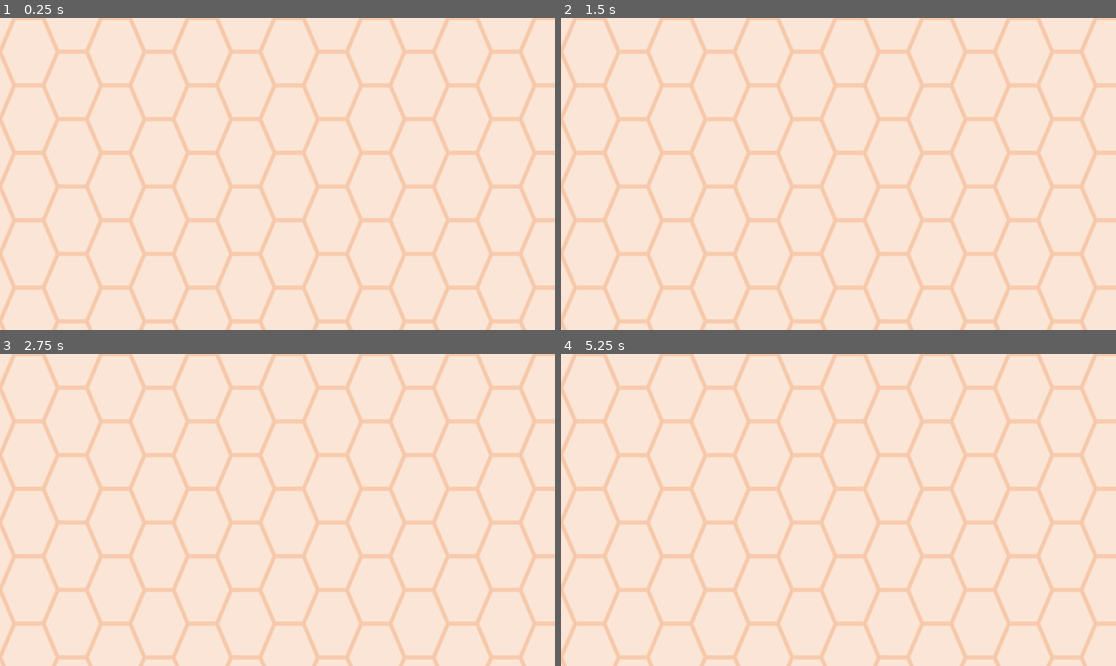
Above: before the commit, frames 1-4 (two rows, left to right).
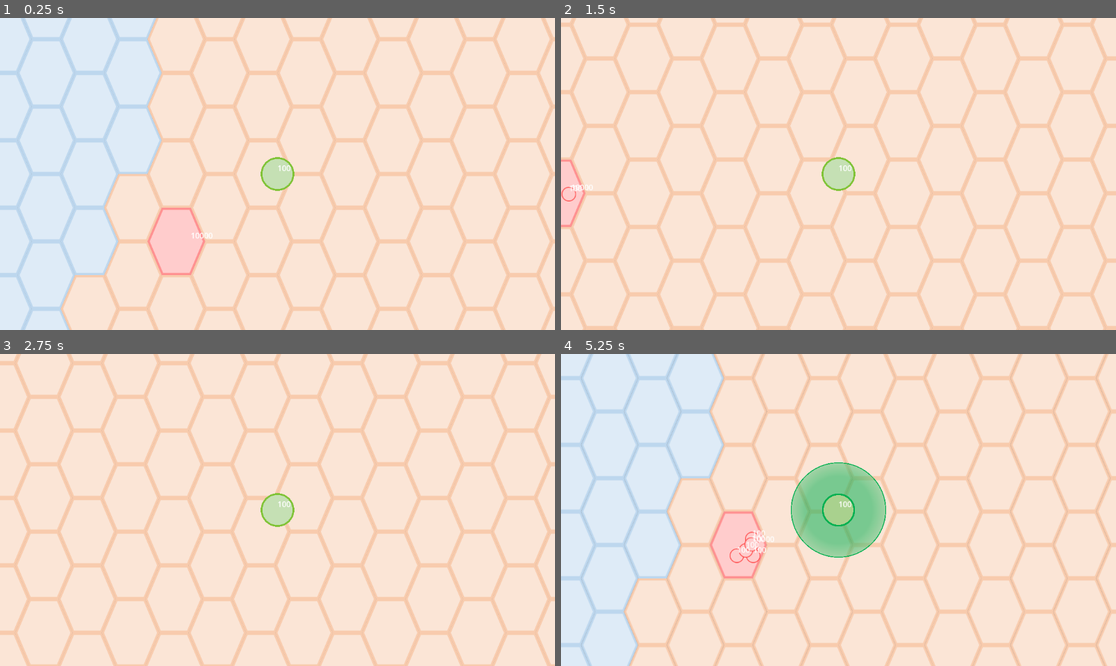
Above: after the commit, the same moments.

Repository: ThirdBlockStudios/Swarm
Game: Godot game, scene res://Scenes/Objects/world.tscn
Same seed, same stepped clock (60 frames per second), same inputs: the game is played once before the commit and once after it.
Inputs (mouse positions are in pixels of both pictures, inside the frame that each line leads up to):
- Up to frame 1 (0.25 s): no input
- Up to frame 2 (1.5 s): tap Enter at 0.5 s; move the mouse to (960, 158) at 0.52 s; press the mouse at (960, 158) at 0.53 s; hold Right (ui_right) 0.53-1.28 s; move the mouse to (727, 189) at 1.27 s; release the mouse at (727, 189) at 1.28 s; hold Down (ui_down) from 1.28 s (still down); tap Space (center_camera) at 1.35 s
- Up to frame 3 (2.75 s): move the mouse to (333, 441) at 2.02 s; release Down (ui_down) at 2.03 s; hold Right (ui_right) from 2.03 s (still down); hold Middle mouse button (pan_with_mouse) from 2.03 s (still down)
- Up to frame 4 (5.25 s): move the mouse to (810, 572) at 2.77 s; release Right (ui_right) at 2.78 s; release Middle mouse button (pan_with_mouse) at 2.78 s; hold Up (ui_up) 2.78-3.53 s; tap Shift (shift) at 2.85 s; move the mouse to (1005, 556) at 3.52 s; hold Left (ui_left) 3.53-5.03 s; tap Mouse wheel down (zoom_in) at 3.6 s; move the mouse to (672, 463) at 4.27 s; tap Mouse wheel up (zoom_out) at 4.35 s; move the mouse to (866, 510) at 5.02 s; press the mouse at (866, 510) at 5.03 s; hold Down (ui_down) from 5.03 s (still down)

The runs differ from the first frame. In frame 1, 43% of the frame differs, in the area x 0-100%, y 0-100%; in frame 2, 24%; in frame 3, 25%; in frame 4, 45%.

Commit message:
Revert "Merge branch 'main' into rp282/new_tile_assets"
This reverts commit 1462b02246639b4a8dc367836860856f515e1ed6, reversing
changes made to 7b4a6d5375523f3f8e5fb8eb2712925c7f483018.

Diff:
--- a/Assets/main_tile_set.tres
+++ b/Assets/main_tile_set.tres
@@ -10,537 +10,174 @@
 separation = Vector2i(2, 2)
 texture_region_size = Vector2i(120, 140)
 0:0/0 = 0
-0:0/0/physics_layer_0/linear_velocity = Vector2(0, 0)
-0:0/0/physics_layer_0/angular_velocity = 0.0
 1:0/0 = 0
-1:0/0/physics_layer_0/linear_velocity = Vector2(0, 0)
-1:0/0/physics_layer_0/angular_velocity = 0.0
 2:0/0 = 0
-2:0/0/physics_layer_0/linear_velocity = Vector2(0, 0)
-2:0/0/physics_layer_0/angular_velocity = 0.0
 3:0/0 = 0
-3:0/0/physics_layer_0/linear_velocity = Vector2(0, 0)
-3:0/0/physics_layer_0/angular_velocity = 0.0
 4:0/0 = 0
-4:0/0/physics_layer_0/linear_velocity = Vector2(0, 0)
-4:0/0/physics_layer_0/angular_velocity = 0.0
 5:0/0 = 0
-5:0/0/physics_layer_0/linear_velocity = Vector2(0, 0)
-5:0/0/physics_layer_0/angular_velocity = 0.0
 6:0/0 = 0
-6:0/0/physics_layer_0/linear_velocity = Vector2(0, 0)
-6:0/0/physics_layer_0/angular_velocity = 0.0
 7:0/0 = 0
-7:0/0/physics_layer_0/linear_velocity = Vector2(0, 0)
-7:0/0/physics_layer_0/angular_velocity = 0.0
 8:0/0 = 0
-8:0/0/physics_layer_0/linear_velocity = Vector2(0, 0)
-8:0/0/physics_layer_0/angular_velocity = 0.0
 9:0/0 = 0
-9:0/0/physics_layer_0/linear_velocity = Vector2(0, 0)
-9:0/0/physics_layer_0/angular_velocity = 0.0
 10:0/0 = 0
-10:0/0/physics_layer_0/linear_velocity = Vector2(0, 0)
-10:0/0/physics_layer_0/angular_velocity = 0.0
 11:0/0 = 0
-11:0/0/physics_layer_0/linear_velocity = Vector2(0, 0)
-11:0/0/physics_layer_0/angular_velocity = 0.0
 12:0/0 = 0
-12:0/0/physics_layer_0/linear_velocity = Vector2(0, 0)
-12:0/0/physics_layer_0/angular_velocity = 0.0
 0:1/0 = 0
-0:1/0/physics_layer_0/linear_velocity = Vector2(0, 0)
-0:1/0/physics_layer_0/angular_velocity = 0.0
 1:1/0 = 0
-1:1/0/physics_layer_0/linear_velocity = Vector2(0, 0)
-1:1/0/physics_layer_0/angular_velocity = 0.0
 2:1/0 = 0
-2:1/0/physics_layer_0/linear_velocity = Vector2(0, 0)
-2:1/0/physics_layer_0/angular_velocity = 0.0
 3:1/0 = 0
-3:1/0/physics_layer_0/linear_velocity = Vector2(0, 0)
-3:1/0/physics_layer_0/angular_velocity = 0.0
 4:1/0 = 0
-4:1/0/physics_layer_0/linear_velocity = Vector2(0, 0)
-4:1/0/physics_layer_0/angular_velocity = 0.0
 5:1/0 = 0
-5:1/0/physics_layer_0/linear_velocity = Vector2(0, 0)
-5:1/0/physics_layer_0/angular_velocity = 0.0
 6:1/0 = 0
-6:1/0/physics_layer_0/linear_velocity = Vector2(0, 0)
-6:1/0/physics_layer_0/angular_velocity = 0.0
 7:1/0 = 0
-7:1/0/physics_layer_0/linear_velocity = Vector2(0, 0)
-7:1/0/physics_layer_0/angular_velocity = 0.0
 8:1/0 = 0
-8:1/0/physics_layer_0/linear_velocity = Vector2(0, 0)
-8:1/0/physics_layer_0/angular_velocity = 0.0
 9:1/0 = 0
-9:1/0/physics_layer_0/linear_velocity = Vector2(0, 0)
-9:1/0/physics_layer_0/angular_velocity = 0.0
 10:1/0 = 0
-10:1/0/physics_layer_0/linear_velocity = Vector2(0, 0)
-10:1/0/physics_layer_0/angular_velocity = 0.0
 11:1/0 = 0
-11:1/0/physics_layer_0/linear_velocity = Vector2(0, 0)
-11:1/0/physics_layer_0/angular_velocity = 0.0
 0:2/0 = 0
-0:2/0/physics_layer_0/linear_velocity = Vector2(0, 0)
-0:2/0/physics_layer_0/angular_velocity = 0.0
 1:2/0 = 0
-1:2/0/physics_layer_0/linear_velocity = Vector2(0, 0)
-1:2/0/physics_layer_0/angular_velocity = 0.0
 2:2/0 = 0
-2:2/0/physics_layer_0/linear_velocity = Vector2(0, 0)
-2:2/0/physics_layer_0/angular_velocity = 0.0
 3:2/0 = 0
-3:2/0/physics_layer_0/linear_velocity = Vector2(0, 0)
-3:2/0/physics_layer_0/angular_velocity = 0.0
 4:2/0 = 0
-4:2/0/physics_layer_0/linear_velocity = Vector2(0, 0)
-4:2/0/physics_layer_0/angular_velocity = 0.0
 5:2/0 = 0
-5:2/0/physics_layer_0/linear_velocity = Vector2(0, 0)
-5:2/0/physics_layer_0/angular_velocity = 0.0
 6:2/0 = 0
-6:2/0/physics_layer_0/linear_velocity = Vector2(0, 0)
-6:2/0/physics_layer_0/angular_velocity = 0.0
 7:2/0 = 0
-7:2/0/physics_layer_0/linear_velocity = Vector2(0, 0)
-7:2/0/physics_layer_0/angular_velocity = 0.0
 8:2/0 = 0
-8:2/0/physics_layer_0/linear_velocity = Vector2(0, 0)
-8:2/0/physics_layer_0/angular_velocity = 0.0
 9:2/0 = 0
-9:2/0/physics_layer_0/linear_velocity = Vector2(0, 0)
-9:2/0/physics_layer_0/angular_velocity = 0.0
 10:2/0 = 0
-10:2/0/physics_layer_0/linear_velocity = Vector2(0, 0)
-10:2/0/physics_layer_0/angular_velocity = 0.0
 11:2/0 = 0
-11:2/0/physics_layer_0/linear_velocity = Vector2(0, 0)
-11:2/0/physics_layer_0/angular_velocity = 0.0
 0:3/0 = 0
-0:3/0/physics_layer_0/linear_velocity = Vector2(0, 0)
-0:3/0/physics_layer_0/angular_velocity = 0.0
 1:3/0 = 0
-1:3/0/physics_layer_0/linear_velocity = Vector2(0, 0)
-1:3/0/physics_layer_0/angular_velocity = 0.0
 2:3/0 = 0
-2:3/0/physics_layer_0/linear_velocity = Vector2(0, 0)
-2:3/0/physics_layer_0/angular_velocity = 0.0
 3:3/0 = 0
-3:3/0/physics_layer_0/linear_velocity = Vector2(0, 0)
-3:3/0/physics_layer_0/angular_velocity = 0.0
 4:3/0 = 0
-4:3/0/physics_layer_0/linear_velocity = Vector2(0, 0)
-4:3/0/physics_layer_0/angular_velocity = 0.0
 5:3/0 = 0
-5:3/0/physics_layer_0/linear_velocity = Vector2(0, 0)
-5:3/0/physics_layer_0/angular_velocity = 0.0
 6:3/0 = 0
-6:3/0/physics_layer_0/linear_velocity = Vector2(0, 0)
-6:3/0/physics_layer_0/angular_velocity = 0.0
 7:3/0 = 0
-7:3/0/physics_layer_0/linear_velocity = Vector2(0, 0)
-7:3/0/physics_layer_0/angular_velocity = 0.0
 8:3/0 = 0
-8:3/0/physics_layer_0/linear_velocity = Vector2(0, 0)
-8:3/0/physics_layer_0/angular_velocity = 0.0
 9:3/0 = 0
-9:3/0/physics_layer_0/linear_velocity = Vector2(0, 0)
-9:3/0/physics_layer_0/angular_velocity = 0.0
 10:3/0 = 0
-10:3/0/physics_layer_0/linear_velocity = Vector2(0, 0)
-10:3/0/physics_layer_0/angular_velocity = 0.0
 11:3/0 = 0
-11:3/0/physics_layer_0/linear_velocity = Vector2(0, 0)
-11:3/0/physics_layer_0/angular_velocity = 0.0
 0:4/0 = 0
-0:4/0/physics_layer_0/linear_velocity = Vector2(0, 0)
-0:4/0/physics_layer_0/angular_velocity = 0.0
 1:4/0 = 0
-1:4/0/physics_layer_0/linear_velocity = Vector2(0, 0)
-1:4/0/physics_layer_0/angular_velocity = 0.0
 2:4/0 = 0
-2:4/0/physics_layer_0/linear_velocity = Vector2(0, 0)
-2:4/0/physics_layer_0/angular_velocity = 0.0
 3:4/0 = 0
-3:4/0/physics_layer_0/linear_velocity = Vector2(0, 0)
-3:4/0/physics_layer_0/angular_velocity = 0.0
 4:4/0 = 0
-4:4/0/physics_layer_0/linear_velocity = Vector2(0, 0)
-4:4/0/physics_layer_0/angular_velocity = 0.0
 5:4/0 = 0
-5:4/0/physics_layer_0/linear_velocity = Vector2(0, 0)
-5:4/0/physics_layer_0/angular_velocity = 0.0
 6:4/0 = 0
-6:4/0/physics_layer_0/linear_velocity = Vector2(0, 0)
-6:4/0/physics_layer_0/angular_velocity = 0.0
 7:4/0 = 0
-7:4/0/physics_layer_0/linear_velocity = Vector2(0, 0)
-7:4/0/physics_layer_0/angular_velocity = 0.0
 8:4/0 = 0
-8:4/0/physics_layer_0/linear_velocity = Vector2(0, 0)
-8:4/0/physics_layer_0/angular_velocity = 0.0
 9:4/0 = 0
-9:4/0/physics_layer_0/linear_velocity = Vector2(0, 0)
-9:4/0/physics_layer_0/angular_velocity = 0.0
 10:4/0 = 0
-10:4/0/physics_layer_0/linear_velocity = Vector2(0, 0)
-10:4/0/physics_layer_0/angular_velocity = 0.0
 11:4/0 = 0
-11:4/0/physics_layer_0/linear_velocity = Vector2(0, 0)
-11:4/0/physics_layer_0/angular_velocity = 0.0
 0:5/0 = 0
-0:5/0/physics_layer_0/linear_velocity = Vector2(0, 0)
-0:5/0/physics_layer_0/angular_velocity = 0.0
 1:5/0 = 0
-1:5/0/physics_layer_0/linear_velocity = Vector2(0, 0)
-1:5/0/physics_layer_0/angular_velocity = 0.0
 2:5/0 = 0
-2:5/0/physics_layer_0/linear_velocity = Vector2(0, 0)
-2:5/0/physics_layer_0/angular_velocity = 0.0
 3:5/0 = 0
-3:5/0/physics_layer_0/linear_velocity = Vector2(0, 0)
-3:5/0/physics_layer_0/angular_velocity = 0.0
 4:5/0 = 0
-4:5/0/physics_layer_0/linear_velocity = Vector2(0, 0)
-4:5/0/physics_layer_0/angular_velocity = 0.0
 5:5/0 = 0
-5:5/0/physics_layer_0/linear_velocity = Vector2(0, 0)
-5:5/0/physics_layer_0/angular_velocity = 0.0
 6:5/0 = 0
-6:5/0/physics_layer_0/linear_velocity = Vector2(0, 0)
-6:5/0/physics_layer_0/angular_velocity = 0.0
 7:5/0 = 0
-7:5/0/physics_layer_0/linear_velocity = Vector2(0, 0)
-7:5/0/physics_layer_0/angular_velocity = 0.0
 8:5/0 = 0
-8:5/0/physics_layer_0/linear_velocity = Vector2(0, 0)
-8:5/0/physics_layer_0/angular_velocity = 0.0
 9:5/0 = 0
-9:5/0/physics_layer_0/linear_velocity = Vector2(0, 0)
-9:5/0/physics_layer_0/angular_velocity = 0.0
 10:5/0 = 0
-10:5/0/physics_layer_0/linear_velocity = Vector2(0, 0)
-10:5/0/physics_layer_0/angular_velocity = 0.0
 11:5/0 = 0
-11:5/0/physics_layer_0/linear_velocity = Vector2(0, 0)
-11:5/0/physics_layer_0/angular_velocity = 0.0
 0:6/0 = 0
-0:6/0/physics_layer_0/linear_velocity = Vector2(0, 0)
-0:6/0/physics_layer_0/angular_velocity = 0.0
 1:6/0 = 0
-1:6/0/physics_layer_0/linear_velocity = Vector2(0, 0)
-1:6/0/physics_layer_0/angular_velocity = 0.0
 2:6/0 = 0
-2:6/0/physics_layer_0/linear_velocity = Vector2(0, 0)
-2:6/0/physics_layer_0/angular_velocity = 0.0
 3:6/0 = 0
-3:6/0/physics_layer_0/linear_velocity = Vector2(0, 0)
-3:6/0/physics_layer_0/angular_velocity = 0.0
 4:6/0 = 0
-4:6/0/physics_layer_0/linear_velocity = Vector2(0, 0)
-4:6/0/physics_layer_0/angular_velocity = 0.0
 5:6/0 = 0
-5:6/0/physics_layer_0/linear_velocity = Vector2(0, 0)
-5:6/0/physics_layer_0/angular_velocity = 0.0
 6:6/0 = 0
-6:6/0/physics_layer_0/linear_velocity = Vector2(0, 0)
-6:6/0/physics_layer_0/angular_velocity = 0.0
 7:6/0 = 0
-7:6/0/physics_layer_0/linear_velocity = Vector2(0, 0)
-7:6/0/physics_layer_0/angular_velocity = 0.0
 8:6/0 = 0
-8:6/0/physics_layer_0/linear_velocity = Vector2(0, 0)
-8:6/0/physics_layer_0/angular_velocity = 0.0
 9:6/0 = 0
-9:6/0/physics_layer_0/linear_velocity = Vector2(0, 0)
-9:6/0/physics_layer_0/angular_velocity = 0.0
 10:6/0 = 0
-10:6/0/physics_layer_0/linear_velocity = Vector2(0, 0)
-10:6/0/physics_layer_0/angular_velocity = 0.0
 11:6/0 = 0
-11:6/0/physics_layer_0/linear_velocity = Vector2(0, 0)
-11:6/0/physics_layer_0/angular_velocity = 0.0
 0:7/0 = 0
-0:7/0/physics_layer_0/linear_velocity = Vector2(0, 0)
-0:7/0/physics_layer_0/angular_velocity = 0.0
 1:7/0 = 0
-1:7/0/physics_layer_0/linear_velocity = Vector2(0, 0)
-1:7/0/physics_layer_0/angular_velocity = 0.0
 2:7/0 = 0
-2:7/0/physics_layer_0/linear_velocity = Vector2(0, 0)
-2:7/0/physics_layer_0/angular_velocity = 0.0
 3:7/0 = 0
-3:7/0/physics_layer_0/linear_velocity = Vector2(0, 0)
-3:7/0/physics_layer_0/angular_velocity = 0.0
 4:7/0 = 0
-4:7/0/physics_layer_0/linear_velocity = Vector2(0, 0)
-4:7/0/physics_layer_0/angular_velocity = 0.0
 5:7/0 = 0
-5:7/0/physics_layer_0/linear_velocity = Vector2(0, 0)
-5:7/0/physics_layer_0/angular_velocity = 0.0
 6:7/0 = 0
-6:7/0/physics_layer_0/linear_velocity = Vector2(0, 0)
-6:7/0/physics_layer_0/angular_velocity = 0.0
 7:7/0 = 0
-7:7/0/physics_layer_0/linear_velocity = Vector2(0, 0)
-7:7/0/physics_layer_0/angular_velocity = 0.0
 8:7/0 = 0
-8:7/0/physics_layer_0/linear_velocity = Vector2(0, 0)
-8:7/0/physics_layer_0/angular_velocity = 0.0
 9:7/0 = 0
-9:7/0/physics_layer_0/linear_velocity = Vector2(0, 0)
-9:7/0/physics_layer_0/angular_velocity = 0.0
 10:7/0 = 0
-10:7/0/physics_layer_0/linear_velocity = Vector2(0, 0)
-10:7/0/physics_layer_0/angular_velocity = 0.0
 11:7/0 = 0
-11:7/0/physics_layer_0/linear_velocity = Vector2(0, 0)
-11:7/0/physics_layer_0/angular_velocity = 0.0
 0:8/0 = 0
-0:8/0/physics_layer_0/linear_velocity = Vector2(0, 0)
-0:8/0/physics_layer_0/angular_velocity = 0.0
 1:8/0 = 0
-1:8/0/physics_layer_0/linear_velocity = Vector2(0, 0)
-1:8/0/physics_layer_0/angular_velocity = 0.0
 2:8/0 = 0
-2:8/0/physics_layer_0/linear_velocity = Vector2(0, 0)
-2:8/0/physics_layer_0/angular_velocity = 0.0
 3:8/0 = 0
-3:8/0/physics_layer_0/linear_velocity = Vector2(0, 0)
-3:8/0/physics_layer_0/angular_velocity = 0.0
 4:8/0 = 0
-4:8/0/physics_layer_0/linear_velocity = Vector2(0, 0)
-4:8/0/physics_layer_0/angular_velocity = 0.0
 5:8/0 = 0
-5:8/0/physics_layer_0/linear_velocity = Vector2(0, 0)
-5:8/0/physics_layer_0/angular_velocity = 0.0
 6:8/0 = 0
-6:8/0/physics_layer_0/linear_velocity = Vector2(0, 0)
-6:8/0/physics_layer_0/angular_velocity = 0.0
 7:8/0 = 0
-7:8/0/physics_layer_0/linear_velocity = Vector2(0, 0)
-7:8/0/physics_layer_0/angular_velocity = 0.0
 8:8/0 = 0
-8:8/0/physics_layer_0/linear_velocity = Vector2(0, 0)
-8:8/0/physics_layer_0/angular_velocity = 0.0
 9:8/0 = 0
-9:8/0/physics_layer_0/linear_velocity = Vector2(0, 0)
-9:8/0/physics_layer_0/angular_velocity = 0.0
 10:8/0 = 0
-10:8/0/physics_layer_0/linear_velocity = Vector2(0, 0)
-10:8/0/physics_layer_0/angular_velocity = 0.0
 11:8/0 = 0
-11:8/0/physics_layer_0/linear_velocity = Vector2(0, 0)
-11:8/0/physics_layer_0/angular_velocity = 0.0
 0:9/0 = 0
-0:9/0/physics_layer_0/linear_velocity = Vector2(0, 0)
-0:9/0/physics_layer_0/angular_velocity = 0.0
 1:9/0 = 0
-1:9/0/physics_layer_0/linear_velocity = Vector2(0, 0)
-1:9/0/physics_layer_0/angular_velocity = 0.0
 2:9/0 = 0
-2:9/0/physics_layer_0/linear_velocity = Vector2(0, 0)
-2:9/0/physics_layer_0/angular_velocity = 0.0
 3:9/0 = 0
-3:9/0/physics_layer_0/linear_velocity = Vector2(0, 0)
-3:9/0/physics_layer_0/angular_velocity = 0.0
 4:9/0 = 0
-4:9/0/physics_layer_0/linear_velocity = Vector2(0, 0)
-4:9/0/physics_layer_0/angular_velocity = 0.0
 5:9/0 = 0
-5:9/0/physics_layer_0/linear_velocity = Vector2(0, 0)
-5:9/0/physics_layer_0/angular_velocity = 0.0
 6:9/0 = 0
-6:9/0/physics_layer_0/linear_velocity = Vector2(0, 0)
-6:9/0/physics_layer_0/angular_velocity = 0.0
 7:9/0 = 0
-7:9/0/physics_layer_0/linear_velocity = Vector2(0, 0)
-7:9/0/physics_layer_0/angular_velocity = 0.0
 8:9/0 = 0
-8:9/0/physics_layer_0/linear_velocity = Vector2(0, 0)
-8:9/0/physics_layer_0/angular_velocity = 0.0
 9:9/0 = 0
-9:9/0/physics_layer_0/linear_velocity = Vector2(0, 0)
-9:9/0/physics_layer_0/angular_velocity = 0.0
 10:9/0 = 0
-10:9/0/physics_layer_0/linear_velocity = Vector2(0, 0)
-10:9/0/physics_layer_0/angular_velocity = 0.0
 11:9/0 = 0
-11:9/0/physics_layer_0/linear_velocity = Vector2(0, 0)
-11:9/0/physics_layer_0/angular_velocity = 0.0
 0:10/0 = 0
-0:10/0/physics_layer_0/linear_velocity = Vector2(0, 0)
-0:10/0/physics_layer_0/angular_velocity = 0.0
 1:10/0 = 0
-1:10/0/physics_layer_0/linear_velocity = Vector2(0, 0)
-1:10/0/physics_layer_0/angular_velocity = 0.0
 2:10/0 = 0
-2:10/0/physics_layer_0/linear_velocity = Vector2(0, 0)
-2:10/0/physics_layer_0/angular_velocity = 0.0
 3:10/0 = 0
-3:10/0/physics_layer_0/linear_velocity = Vector2(0, 0)
-3:10/0/physics_layer_0/angular_velocity = 0.0
 4:10/0 = 0
-4:10/0/physics_layer_0/linear_velocity = Vector2(0, 0)
-4:10/0/physics_layer_0/angular_velocity = 0.0
 5:10/0 = 0
-5:10/0/physics_layer_0/linear_velocity = Vector2(0, 0)
-5:10/0/physics_layer_0/angular_velocity = 0.0
 6:10/0 = 0
-6:10/0/physics_layer_0/linear_velocity = Vector2(0, 0)
-6:10/0/physics_layer_0/angular_velocity = 0.0
 7:10/0 = 0
-7:10/0/physics_layer_0/linear_velocity = Vector2(0, 0)
-7:10/0/physics_layer_0/angular_velocity = 0.0
 8:10/0 = 0
-8:10/0/physics_layer_0/linear_velocity = Vector2(0, 0)
-8:10/0/physics_layer_0/angular_velocity = 0.0
 9:10/0 = 0
-9:10/0/physics_layer_0/linear_velocity = Vector2(0, 0)
-9:10/0/physics_layer_0/angular_velocity = 0.0
 10:10/0 = 0
-10:10/0/physics_layer_0/linear_velocity = Vector2(0, 0)
-10:10/0/physics_layer_0/angular_velocity = 0.0
 11:10/0 = 0
-11:10/0/physics_layer_0/linear_velocity = Vector2(0, 0)
-11:10/0/physics_layer_0/angular_velocity = 0.0
 0:11/0 = 0
-0:11/0/physics_layer_0/linear_velocity = Vector2(0, 0)
-0:11/0/physics_layer_0/angular_velocity = 0.0
 1:11/0 = 0
-1:11/0/physics_layer_0/linear_velocity = Vector2(0, 0)
-1:11/0/physics_layer_0/angular_velocity = 0.0
 2:11/0 = 0
-2:11/0/physics_layer_0/linear_velocity = Vector2(0, 0)
-2:11/0/physics_layer_0/angular_velocity = 0.0
 3:11/0 = 0
-3:11/0/physics_layer_0/linear_velocity = Vector2(0, 0)
-3:11/0/physics_layer_0/angular_velocity = 0.0
 4:11/0 = 0
-4:11/0/physics_layer_0/linear_velocity = Vector2(0, 0)
-4:11/0/physics_layer_0/angular_velocity = 0.0
 5:11/0 = 0
-5:11/0/physics_layer_0/linear_velocity = Vector2(0, 0)
-5:11/0/physics_layer_0/angular_velocity = 0.0
 6:11/0 = 0
-6:11/0/physics_layer_0/linear_velocity = Vector2(0, 0)
-6:11/0/physics_layer_0/angular_velocity = 0.0
 7:11/0 = 0
-7:11/0/physics_layer_0/linear_velocity = Vector2(0, 0)
-7:11/0/physics_layer_0/angular_velocity = 0.0
 8:11/0 = 0
-8:11/0/physics_layer_0/linear_velocity = Vector2(0, 0)
-8:11/0/physics_layer_0/angular_velocity = 0.0
 9:11/0 = 0
-9:11/0/physics_layer_0/linear_velocity = Vector2(0, 0)
-9:11/0/physics_layer_0/angular_velocity = 0.0
 10:11/0 = 0
-10:11/0/physics_layer_0/linear_velocity = Vector2(0, 0)
-10:11/0/physics_layer_0/angular_velocity = 0.0
 11:11/0 = 0
-11:11/0/physics_layer_0/linear_velocity = Vector2(0, 0)
-11:11/0/physics_layer_0/angular_velocity = 0.0
 0:12/0 = 0
-0:12/0/physics_layer_0/linear_velocity = Vector2(0, 0)
-0:12/0/physics_layer_0/angular_velocity = 0.0
 1:12/0 = 0
-1:12/0/physics_layer_0/linear_velocity = Vector2(0, 0)
-1:12/0/physics_layer_0/angular_velocity = 0.0
 2:12/0 = 0
-2:12/0/physics_layer_0/linear_velocity = Vector2(0, 0)
-2:12/0/physics_layer_0/angular_velocity = 0.0
 3:12/0 = 0
-3:12/0/physics_layer_0/linear_velocity = Vector2(0, 0)
-3:12/0/physics_layer_0/angular_velocity = 0.0
 4:12/0 = 0
-4:12/0/physics_layer_0/linear_velocity = Vector2(0, 0)
-4:12/0/physics_layer_0/angular_velocity = 0.0
 5:12/0 = 0
-5:12/0/physics_layer_0/linear_velocity = Vector2(0, 0)
-5:12/0/physics_layer_0/angular_velocity = 0.0
 6:12/0 = 0
-6:12/0/physics_layer_0/linear_velocity = Vector2(0, 0)
-6:12/0/physics_layer_0/angular_velocity = 0.0
 7:12/0 = 0
-7:12/0/physics_layer_0/linear_velocity = Vector2(0, 0)
-7:12/0/physics_layer_0/angular_velocity = 0.0
 8:12/0 = 0
-8:12/0/physics_layer_0/linear_velocity = Vector2(0, 0)
-8:12/0/physics_layer_0/angular_velocity = 0.0
 9:12/0 = 0
-9:12/0/physics_layer_0/linear_velocity = Vector2(0, 0)
-9:12/0/physics_layer_0/angular_velocity = 0.0
 10:12/0 = 0
-10:12/0/physics_layer_0/linear_velocity = Vector2(0, 0)
-10:12/0/physics_layer_0/angular_velocity = 0.0
 11:12/0 = 0
-11:12/0/physics_layer_0/linear_velocity = Vector2(0, 0)
-11:12/0/physics_layer_0/angular_velocity = 0.0
 0:13/0 = 0
-0:13/0/physics_layer_0/linear_velocity = Vector2(0, 0)
-0:13/0/physics_layer_0/angular_velocity = 0.0
 1:13/0 = 0
-1:13/0/physics_layer_0/linear_velocity = Vector2(0, 0)
-1:13/0/physics_layer_0/angular_velocity = 0.0
 2:13/0 = 0
-2:13/0/physics_layer_0/linear_velocity = Vector2(0, 0)
-2:13/0/physics_layer_0/angular_velocity = 0.0
 3:13/0 = 0
-3:13/0/physics_layer_0/linear_velocity = Vector2(0, 0)
-3:13/0/physics_layer_0/angular_velocity = 0.0
 4:13/0 = 0
-4:13/0/physics_layer_0/linear_velocity = Vector2(0, 0)
-4:13/0/physics_layer_0/angular_velocity = 0.0
 5:13/0 = 0
-5:13/0/physics_layer_0/linear_velocity = Vector2(0, 0)
-5:13/0/physics_layer_0/angular_velocity = 0.0
 6:13/0 = 0
-6:13/0/physics_layer_0/linear_velocity = Vector2(0, 0)
-6:13/0/physics_layer_0/angular_velocity = 0.0
 7:13/0 = 0
-7:13/0/physics_layer_0/linear_velocity = Vector2(0, 0)
-7:13/0/physics_layer_0/angular_velocity = 0.0
 8:13/0 = 0
-8:13/0/physics_layer_0/linear_velocity = Vector2(0, 0)
-8:13/0/physics_layer_0/angular_velocity = 0.0
 9:13/0 = 0
-9:13/0/physics_layer_0/linear_velocity = Vector2(0, 0)
-9:13/0/physics_layer_0/angular_velocity = 0.0
 10:13/0 = 0
-10:13/0/physics_layer_0/linear_velocity = Vector2(0, 0)
-10:13/0/physics_layer_0/angular_velocity = 0.0
 11:13/0 = 0
-11:13/0/physics_layer_0/linear_velocity = Vector2(0, 0)
-11:13/0/physics_layer_0/angular_velocity = 0.0
-
-[sub_resource type="TileSetAtlasSource" id="TileSetAtlasSource_w152n"]
-texture = ExtResource("2_nkhpu")
-texture_region_size = Vector2i(120, 140)
-0:0/next_alternative_id = 2
-0:0/0 = 0
-0:0/0/physics_layer_0/linear_velocity = Vector2(0, 0)
-0:0/0/physics_layer_0/angular_velocity = 0.0
-1:0/0 = 0
-1:0/0/physics_layer_0/linear_velocity = Vector2(0, 0)
-1:0/0/physics_layer_0/angular_velocity = 0.0
-2:0/0 = 0
-2:0/0/physics_layer_0/linear_velocity = Vector2(0, 0)
-2:0/0/physics_layer_0/angular_velocity = 0.0
-
-[sub_resource type="TileSetAtlasSource" id="TileSetAtlasSource_0vshx"]
-texture = ExtResource("3_3mjsb")
-texture_region_size = Vector2i(120, 140)
-0:0/0 = 0
-0:0/0/physics_layer_0/linear_velocity = Vector2(0, 0)
-0:0/0/physics_layer_0/angular_velocity = 0.0
-1:0/0 = 0
-1:0/0/physics_layer_0/linear_velocity = Vector2(0, 0)
-1:0/0/physics_layer_0/angular_velocity = 0.0
-1:0/0/physics_layer_0/polygon_0/points = PackedVector2Array(-30, -70, 39, -71, 60, 0, 39, 70, -39, 70, -60, 0)
 
 [sub_resource type="TileSetAtlasSource" id="TileSetAtlasSource_w152n"]
 texture = ExtResource("2_nkhpu")
@@ -560,7 +197,6 @@
 tile_shape = 3
 tile_offset_axis = 1
 tile_size = Vector2i(120, 140)
-physics_layer_0/collision_layer = 1
 sources/0 = SubResource("TileSetAtlasSource_1t5i2")
 sources/1 = SubResource("TileSetAtlasSource_w152n")
 sources/2 = SubResource("TileSetAtlasSource_0vshx")
--- a/Scenes/Objects/player.gd
+++ b/Scenes/Objects/player.gd
@@ -1,26 +1,28 @@
 class_name Player
-extends CharacterBody2D
+extends Node2D
 
-@export var movement_speed = 400
+@export var movement_speed = 500
 @export var speed_factor_increase = 2
 
 
-func get_input():
-    return Input.get_vector("ui_left", "ui_right", "ui_up", "ui_down").normalized()
-
-
-func _physics_process(delta: float):
-    # Add stamina to the sprint
+func _process(delta: float):
+    #ad stamina to the sprint
+    var direction = Vector2.ZERO
     var speed_factor = 1
+    if Input.is_action_pressed("ui_left"):
+        direction += Vector2.LEFT
+    if Input.is_action_pressed("ui_right"):
+        direction += Vector2.RIGHT
+    if Input.is_action_pressed("ui_down"):
+        direction += Vector2.DOWN
+    if Input.is_action_pressed("ui_up"):
+        direction += Vector2.UP
     if Input.is_action_pressed("shift"):
         speed_factor = speed_factor_increase
 
-    var input: Vector2 = get_input()
-    if input:
-        velocity = input * movement_speed * speed_factor
-        velocity = velocity.limit_length(movement_speed * speed_factor)
-        move_and_slide()
-    # TODO(nkuang): if no input, implement friction (if needed).
+    if direction != Vector2.ZERO:
+        direction = direction.normalized()
+        position += direction * movement_speed * speed_factor * delta
 
 
 func _input(event: InputEvent):
--- a/Scenes/Objects/player.tscn
+++ b/Scenes/Objects/player.tscn
@@ -75,11 +75,11 @@
 ignore_teams = Array[int]([1])
 
 [node name="CollisionShape2D" type="CollisionShape2D" parent="AttackComponent"]
-shape = SubResource("CircleShape2D_ohfpt")
+shape = SubResource("CircleShape2D_s3bbg")
 
 [node name="AnimatedSprite2D" type="AnimatedSprite2D" parent="."]
 scale = Vector2(0.05, 0.05)
-sprite_frames = SubResource("SpriteFrames_wfams")
+sprite_frames = SubResource("SpriteFrames_rae78")
 animation = &"Static"
 
 [node name="HealthComponent" parent="." instance=ExtResource("7_28yue")]
@@ -93,14 +93,4 @@
 [node name="CameraComponent" parent="." instance=ExtResource("9_6oofb")]
 pannable = false
 
-[node name="HitBoxComponent" parent="." node_paths=PackedStringArray("health_component") instance=ExtResource("8_dt8ef")]
-health_component = NodePath("../HealthComponent")
-team = 1
-
-[node name="CollisionShape2D" type="CollisionShape2D" parent="HitBoxComponent"]
-shape = SubResource("CapsuleShape2D_c3grs")
-
-[node name="CollisionShape2D" type="CollisionShape2D" parent="."]
-shape = SubResource("CapsuleShape2D_ut317")
-
 [connection signal="animation_finished" from="AnimatedSprite2D" to="." method="_on_animated_sprite_2d_animation_finished"]
--- a/Scenes/Objects/world.gd
+++ b/Scenes/Objects/world.gd
@@ -37,6 +37,9 @@
         for y in MAP_SIZE.y:
             # MAP_SIZE / 2 to center the map relative to origin (0, 0).
             var coordinates = Vector2i(spawn.x - MAP_SIZE.x / 2 + x, spawn.y - MAP_SIZE.y / 2 + y)
+            # TODO(nkuang): Atlas needs to also be set up for procedural generation i.e. grass
+            # tiles with grass, mountains with mountain, exclude tower tiles.
+
             # The noise generator returns a value from [-1, 1]. Assuming the
             # tile atlas is square (N x N), we multiple the noise value by N to
             # span the entire atlas since the noise value maps to a specific
@@ -45,7 +48,12 @@
             # Note that most noise functions don't produce values close to the extrema.
 #            var noise_value = (noise_generator.get_noise_2dv(coordinates)) * (ATLAS_SIZE.x / 2)
             var noise_value = (noise_generator.get_noise_2dv(coordinates)) / 2 + 0.5
-            var atlas_x = 0 if (noise_value < 0.6) else 1
+            # Atlas mapping requires positive, integer coordinates.
+#            print(noise_value)
+            # int(noise_value * 100) % 2
+            var atlas_x = 0 if (noise_value < 0.58) else 1
+#            print(noise_value)
+#            var atlas_y = abs(round(noise_value + (ATLAS_SIZE.x / 2)))
             var atlas_coordinates = Vector2(atlas_x, 0)
             tilemap.set_cell(0, coordinates, 2, atlas_coordinates, 0)
 
Not shown: 1 places in Scenes/Objects/player.tscn that only renumber resources
Not shown: 1 places in Scenes/Objects/world.tscn that only renumber resources
